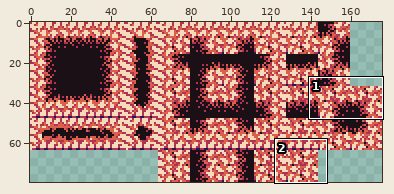
One commit to this pixel-art file: assets/tileset/tile_auto_dirt.ase. Above, an overview of the earlier version with the close-up marked.
Close-up. First the earlier version:
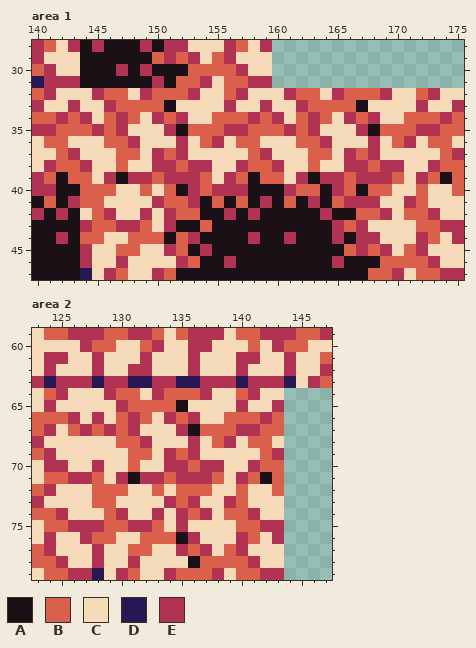
176x80 pixels, 1 frame. Shown: area 1: x 140..175, y 28..47; area 2: x 123..147, y 59..79. The commit also changed other parts of the picture, which this record leaves out.
Palette (. is transparent): A #1a1016  B #db604c  C #f6dbba  D #271854  E #b13353
Pixels before, area 1, first column x 140:
28 EBCEAEAAAEAEECCCEBCE................
29 ECCCAAAAAABEBECBECCC................
30 BECCAAAEAEAAABBBBECC................
31 DEEEAAAAAAEABBECBBEE................
32 BECCCEBBCEBBBECCBECCCEBBCEBBBECCBECC
33 ECCECCEBBBBACCCCECCECCEBBBBACCCCECCE
34 BBEBECBEBCEBECCBBBEBECBEBCEBECCBBBEB
35 EEBBBEBECCCEABBBEEBBBEBECCCEABBBEEBB
36 CBBCCCBBECCCECBECBBCCCBBECCCECBECBBC
37 CCBECCCBBCEBECCCCCBECCCBBCEBECCCCCBE
38 CEBBECCBCCEEBEECCEBBECCBCCEEBEECCEBB
39 EBABBCEAEEBEEEBCEBABBCEAEEBEEEBCEBAB
40 EEAABBBCCBCBAEBEEEAAAEBBAEBABBCCBCCB
41 ABAEBBCCCCEBBEABABAEABAEABEEECCEBCCC
42 EAEACBECCECEBBAAEAEAAAAAEAABBECBBECC
43 AAAAEBBEEBCEAABAAAAAAAAAAEBECCCCBBEE
44 AAEABBCCBBBABEAAAAEAAEAAAEAEECCCEBCE
45 AAAAECCBBCCEBAEAAAAAAAAAAABEBECBECCC
46 AAAAECCECCCCEBAAEAAAAAAAAEAAABBBBECC
47 AAAADCEBCCEBAAAAAAAAAAAAAAAABBECBBEE
Pixels before, area 2, first column x 123:
59 CBBEEEBBEEBCBEEECBBEEEBBE
60 CCCCEBBCCBECCEECCCBCEBBCC
61 CEECCECCCECCCECCCEECCECCB
62 CECCCECCEECCCECCCECCCECCE
63 EDEEEDEEDDEEDDEEEDEEEDCEB
64 CBECCCEBBCEBBBECCBECC....
65 CECCCCCEBBBBACCCCECCE....
66 BBBECECBEBCEBECCBBBEB....
67 BECBEBEBECCCEABBBEEBB....
68 ECCCCCCBBECCCECBECBBC....
69 BECCCCCCBBCEBECCCCCBE....
70 CEECCECCBCCEEBEECCEBB....
71 CBBEEBCEAEEBEEEBCEBAB....
72 BECCCBBBCCBCBBBCCBCCB....
73 ECCCCBBCCCCEBECCEBCCC....
74 BBECCCBECCECEBECBBECC....
75 CBBEEEBBEEBCECCCCBBEE....
76 CECCEBBCCBBBAECCCEBCE....
77 BECCCECCBBCCEBECBECCC....
78 BBECCECCECCCCABBBBECC....
79 CBBEEDCEBCCEBBBECBBEE....
Once edited:
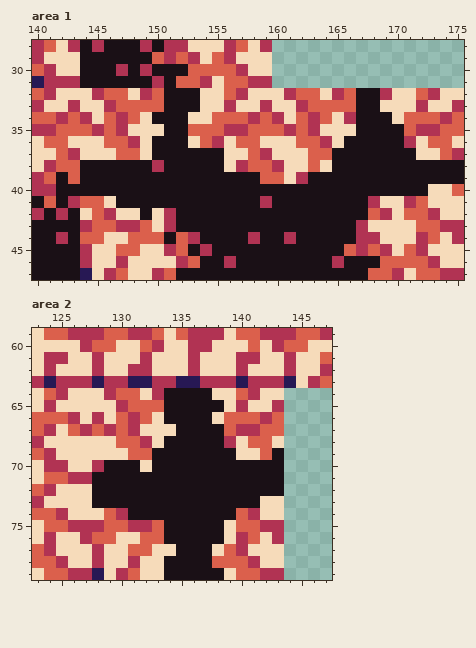
Edits made:
Changed rows in their new state; - is an unchanged pixel.
Area 1:
first column x 144:
32 -------AAA-------------AA-------
33 --------AA--------------A-------
34 ------AAA--------------AAA------
35 -------A---------------A-AA-----
36 ------AAA-------------AAAAA-----
37 ------AAAAAA---------AAAAAAA----
38 AAAAAA-AAAAA---------AAAAAAAAAAA
39 AAA-AAAAAAAAAA------AAAAAAAAAA-A
40 AAAAAAAA-AAAAA---AAA-AA-AAAAA---
41 ---AAAAAAA-A-A---A-A-AAA--------
42 -----A--AA--A-A-----A--A--------
43 ----------A----------AA---------
44 ---------------------A----------
Area 2:
first column x 128:
64 ------AAAA------
65 ------A-AAA-----
66 ------AAAA------
67 -------A-AA-----
68 ------AAAAA-----
69 -----AAAAAAA---A
70 -AAA-AAAAAAAAAAA
71 AAA-AAAAAAAAAA-A
72 AAAAAAAAAAAAAAAA
73 AAAAAAAAAAAAAA--
74 ---AAAAAAAAA----
75 ------AAAAA-----
76 ------A-AAA-----
77 -------AAA------
78 ------AA-A------
79 ------AAAAA-----
Boxes around the changes in both close-ups, in picture pixels (x1, y1, x2, y2):
changed: (80, 88, 464, 244)
changed: (92, 388, 284, 580)
